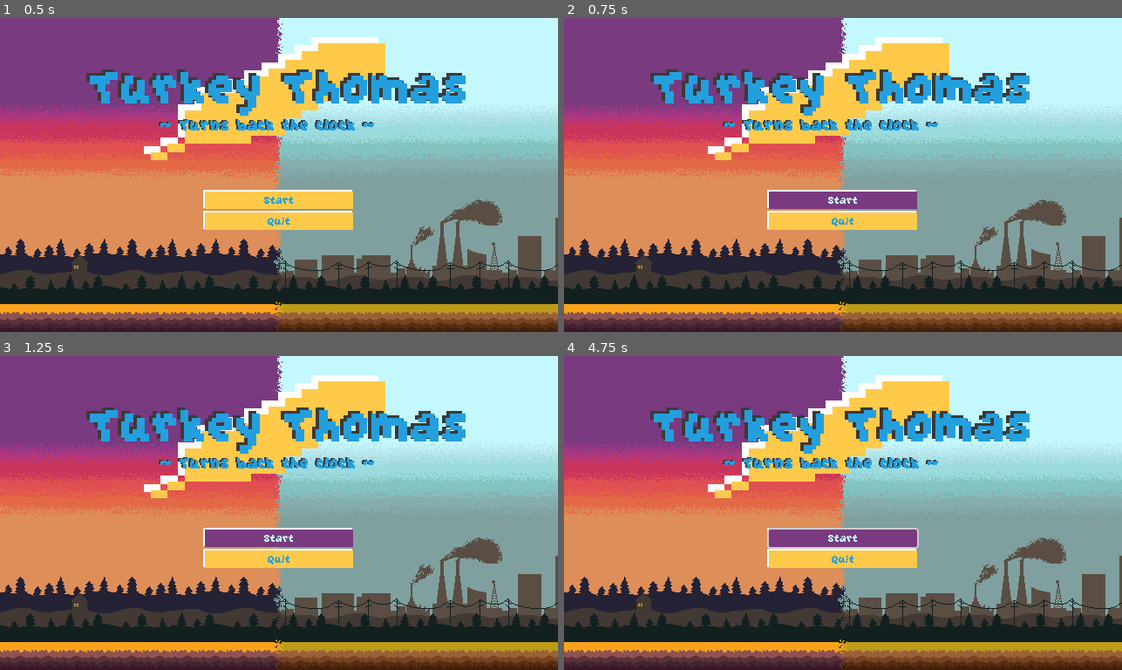
Above: before the commit, frames 1-4 (two rows, left to right).
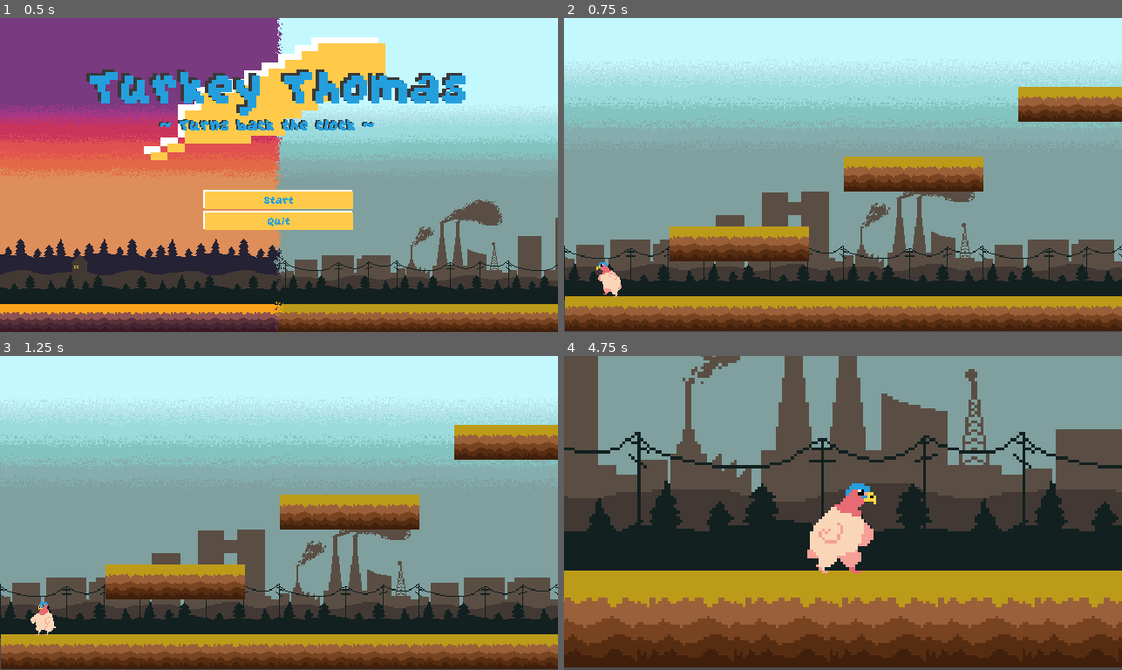
Above: after the commit, the same moments.

Repository: Kingslayer059/devlup-jam-2026
Game: Godot game, scene res://scenes/main/main_scene.tscn
Same seed, same stepped clock (60 frames per second), same inputs: the game is played once before the commit and once after it.
Inputs (mouse positions are in pixels of both pictures, inside the frame that each line leads up to):
- Up to frame 1 (0.5 s): no input
- Up to frame 2 (0.75 s): click "Start" at 0.5 s
- Up to frame 3 (1.25 s): no input
- Up to frame 4 (4.75 s): click (843, 538) at 1.25 s, where only the run before the commit has a clickable "Start"; hold Right (move_right) 2.03-3.53 s; tap E (interact) at 2.1, 4.35 s; tap Space (jump) at 2.27, 3.02, 4.52 s; tap A (move) at 2.85 s; hold S (climb_down) 3.53-4.28 s; hold T (time_swap) 3.53-4.28 s; hold Right (move_right) from 4.28 s (still down)

Frame 1 is identical in both runs. In frame 2, 74% of the frame differs, in the area x 0-100%, y 0-100%; in frame 3, 74%; in frame 4, 99%.

Commit message:
Fixed Hopefully

Diff:
--- a/scenes/levels/level1.tscn
+++ b/scenes/levels/level1.tscn
@@ -15,10 +15,6 @@
 stream_0/volume = 0.0
 stream_1/stream = ExtResource("3_1seuy")
 stream_1/volume = 0.0
-
-[sub_resource type="RectangleShape2D" id="RectangleShape2D_5ntmo"]
-resource_local_to_scene = true
-size = Vector2(182, 96)
 
 [node name="Level1" type="Node2D" unique_id=631564884]
 script = ExtResource("1_dd0lh")
@@ -68,11 +64,4 @@
 [node name="collectible" parent="." unique_id=1021277217 instance=ExtResource("7_2r1tl")]
 position = Vector2(557, 57)
 
-[node name="TimeZone" parent="." unique_id=2012884424 instance=ExtResource("8_8a7m2")]
-position = Vector2(284, 289)
-
-[node name="CollisionShape2D" parent="TimeZone" index="0" unique_id=1175480012]
-position = Vector2(40.5, -18.5)
-shape = SubResource("RectangleShape2D_5ntmo")
-
 [editable path="Player"]
--- a/scenes/tilemap/background_tilemap.tscn
+++ b/scenes/tilemap/background_tilemap.tscn
@@ -11,6 +11,11 @@
 2:0/0 = 0
 3:0/0 = 0
 4:0/0 = 0
+0:1/0 = 0
+1:1/0 = 0
+2:1/0 = 0
+3:1/0 = 0
+4:1/0 = 0
 5:0/0 = 0
 6:0/0 = 0
 7:0/0 = 0
@@ -22,11 +27,6 @@
 13:0/0 = 0
 14:0/0 = 0
 15:0/0 = 0
-0:1/0 = 0
-1:1/0 = 0
-2:1/0 = 0
-3:1/0 = 0
-4:1/0 = 0
 5:1/0 = 0
 6:1/0 = 0
 7:1/0 = 0
Not shown, added: export_presets.cfg
